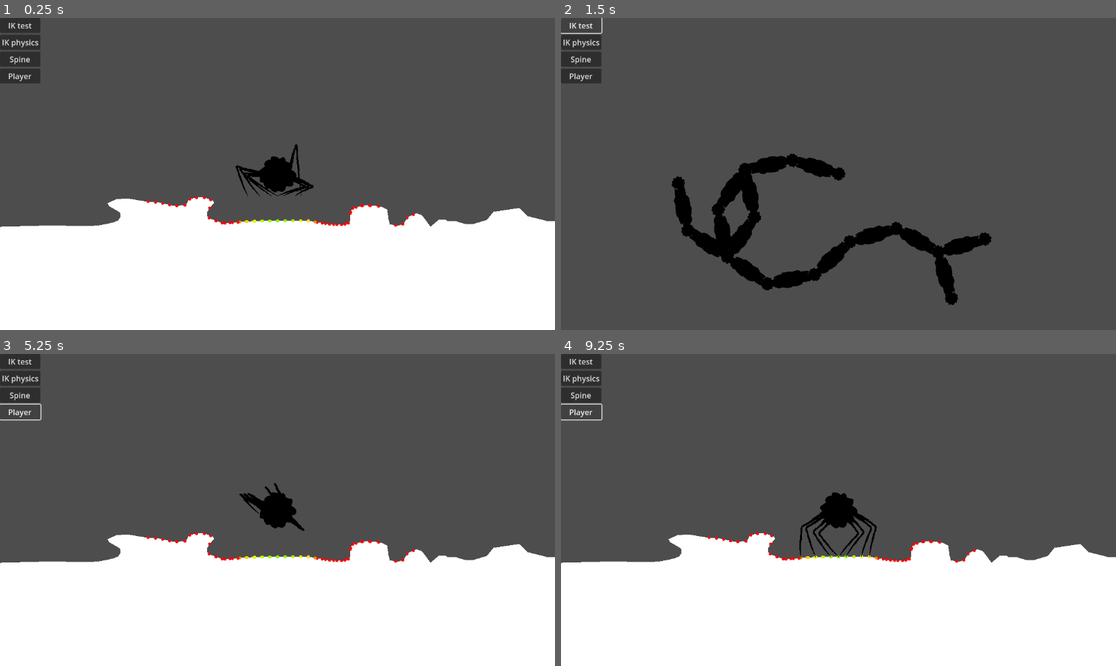
Above: before the commit, frames 1-4 (two rows, left to right).
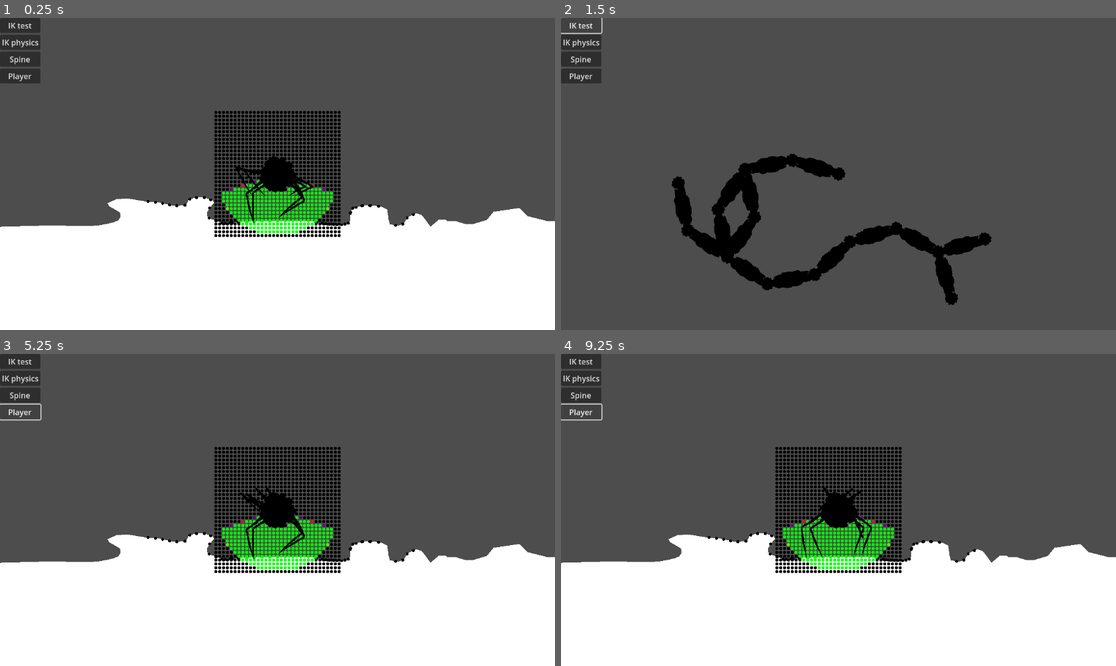
Above: after the commit, the same moments.

Repository: p4triko/CG-2025-Project-Procedural-Animation
Game: Godot game, scene res://scenes/player_testing.tscn
The game is run twice, just before and just after one commit, with the same random seed, the same clock (stepped at 60 frames per second) and the same inputs.
Inputs:
- Up to frame 1 (0.25 s): no input
- Up to frame 2 (1.5 s): click "IK test" at 0.5 s; click "IK test" at 1.25 s
- Up to frame 3 (5.25 s): click "IK physics" at 2 s; click "IK test" at 2.75 s; click "Spine" at 3.5 s; click "IK test" at 4.25 s; click "Player" at 5 s
- Up to frame 4 (9.25 s): click "IK physics" at 5.75 s; click "IK physics" at 6.5 s; click "Spine" at 7.25 s; click "IK physics" at 8 s; click "Player" at 8.75 s

The runs differ from the first frame. In frame 1, 5.4% of the frame differs, in the area x 26-75%, y 29-71%; in frame 2, nothing differs; in frame 3, 5.4%; in frame 4, 5.4%.

Commit message:
Testing separate leg movement

Diff:
--- a/objects/Player/player.gd
+++ b/objects/Player/player.gd
@@ -51,33 +51,44 @@
 	var surfaces = get_potential_surfaces()
 	debug_draw_surfaces = surfaces
 
+	var leg_weights = []
 	for leg_i in legs.size():
-		var leg = legs[leg_i]
+		var leg: SpiderLeg = legs[leg_i]
 		var velocity_offset = velocity * 0.3
 
 		# Pick best surface
 		var best_surface = surfaces[0]
 		var best_surface_weight: float = 0
 		for surface in surfaces:
-			var weight = calculate_weight(surface[0] - leg.global_position - velocity_offset, surface[1], 0.8, leg_angles[leg_i])
+			var weight = calculate_weight(surface[0] - leg.global_position - velocity_offset, surface[1], leg_angles[leg_i])
 			if weight > best_surface_weight:
 				best_surface = surface
 				best_surface_weight = weight
 
-		# If new surface is way better than current surface, then step
+		var current_weight = calculate_weight(leg.current_position - leg.global_position, leg.current_normal, leg_angles[leg_i])
+		leg_weights.append([leg_i, best_surface_weight - current_weight, best_surface])
+
+	leg_weights.sort_custom(func(x, y): return x[1] > y[1])
+
+	var trigger_threshold = 0.2 * velocity.length() / h_target_velocity ## First number is for fine tuning
+	for data in leg_weights:
+		var leg: SpiderLeg = legs[data[0]]
+		var weight_diff = data[1]
+		var best_surface = data[2]
+		print(weight_diff)
+
 		if leg.state == leg.states.GROUNDED:
-			var current_weight = calculate_weight(leg.current_position - leg.global_position, leg.current_normal, 0.8, leg_angles[leg_i])
-			if best_surface_weight > current_weight + 0.2: # Normal step, if weight is good enough
+			if weight_diff > trigger_threshold: # If new surface is way better than current surface, then step
 				leg.step(best_surface[0], best_surface[1])
-		else:
-			pass
-			# Doesnt work very well
-			#var wanted_weight = calculate_weight(leg.wanted_position - leg.global_position, leg.wanted_normal, 0.8, leg_angles[leg_i])
-			#if best_surface_weight > wanted_weight + 0.98: # Change step end position if wanted position is too bad
-				#leg.restep(best_surface[0], best_surface[1])
-
 
 	queue_redraw()
+
+func get_grounded_legs(list: Array[SpiderLeg]) -> Array[SpiderLeg]:
+	var grounded_legs = []
+	for leg: SpiderLeg in list:
+		if leg.state == SpiderLeg.states.GROUNDED:
+			grounded_legs.append(leg)
+	return grounded_legs
 
 ## Raycasts a bunch to find points where a leg could go
 func get_potential_surfaces() -> Array:
@@ -87,27 +98,32 @@
 		all_collisions += raycast.get_collisions()
 	return all_collisions
 
-func calculate_weight(pos: Vector2, normal: Vector2, angle_width: float = 0.8, wanted_angle: float = 1.1, leg_length: float = 128) -> float:
+static func combine_weights(args):
+	var mult = 1
+	for arg in args:
+		mult = abs(arg * mult) * (-1 if arg < 0 or mult < 0 else 1)
+	return mult
+
+func calculate_weight(pos: Vector2, normal: Vector2, wanted_angle: float = 1.1, angle_width: float = 0.8, leg_length: float = 128) -> float:
 	# Normal
 	var normal_width = PI * 3/5
 	var normal_sharpness = 4
-	var normal_weight = clamp((1 - abs(normal.angle_to(Vector2.UP)) / normal_width) * normal_sharpness, 0, 1)
+	var normal_weight = (1 - abs(normal.angle_to(Vector2.UP)) / normal_width) * normal_sharpness
 
 	# Distance
 	var rest_distance_ratio = 0.7
 	var dist_smoothing = 50.0
-	var distance_weight = clamp(1 - abs(leg_length*rest_distance_ratio/dist_smoothing - pos.length()/dist_smoothing), 0, 1)
+	var distance_weight = 1 - abs(leg_length*rest_distance_ratio/dist_smoothing - pos.length()/dist_smoothing)
 
 	# Angle
 	var angle_sharpness = 4
-	var angle_weight = clamp((1 - abs(pos.angle_to(Vector2.from_angle(wanted_angle + PI/2))) * angle_width) * angle_sharpness, 0, 1)
+	var angle_weight = (1 - abs(pos.angle_to(Vector2.from_angle(wanted_angle + PI/2))) * angle_width) * angle_sharpness
 
 	# Max length
-	var near_cap = 5
-	var max_length_weight = int(leg_length > pos.length() && near_cap < pos.length())
+	var max_length_weight = int(leg_length - pos.length())
 
 	# Combine
-	return distance_weight * angle_weight * max_length_weight * normal_weight
+	return combine_weights([normal_weight, distance_weight, angle_weight, max_length_weight])
 
 func _draw():
 	## For surfaces, doesnt account for the angle
@@ -115,10 +131,10 @@
 		var pos = surface[0] - global_position
 		var normal = surface[1]
 		var weight = calculate_weight(pos, normal, 0)
-		draw_circle(pos, 3, debug_gradient.gradient.sample(weight))
+		draw_circle(pos, 3, debug_gradient.gradient.sample((weight + 0.5)/2))
 
 	## All positions, doesnt acco unt for normal or angle
-	#for x in range(-128, 129, 8):
-		#for y in range(-128, 129, 8):
-			#var weight = calculate_weight(Vector2(x, y), Vector2.UP, 0)
-			#draw_circle(Vector2(x, y), 3, debug_gradient.gradient.sample(weight))
+	for x in range(-128, 129, 8):
+		for y in range(-128, 129, 8):
+			var weight = calculate_weight(Vector2(x, y), Vector2.UP, 0)
+			draw_circle(Vector2(x, y), 3, debug_gradient.gradient.sample(weight))
--- a/objects/Player/player.tscn
+++ b/objects/Player/player.tscn
@@ -8,8 +8,8 @@
 [sub_resource type="Gradient" id="Gradient_hi0mj"]
 interpolation_mode = 2
 interpolation_color_space = 2
-offsets = PackedFloat32Array(0, 0.5057252, 1)
-colors = PackedColorArray(1, 0, 0, 1, 1, 0.89624393, 0, 1, 0, 1, 0, 1)
+offsets = PackedFloat32Array(0, 0.25, 0.5, 0.75, 1)
+colors = PackedColorArray(0, 0, 0, 1, 0.4627726, 0.00044520944, 0.5386295, 1, 1, 0, 0, 1, 1, 0.89624393, 0, 1, 0, 1, 0, 1)
 
 [sub_resource type="GradientTexture1D" id="GradientTexture1D_76bfe"]
 gradient = SubResource("Gradient_hi0mj")
@@ -26,54 +26,62 @@
 
 [node name="Camera2D" type="Camera2D" parent="."]
 
-[node name="LegLeft1" parent="." instance=ExtResource("3_hi0mj")]
+[node name="LegLeft1" parent="." node_paths=PackedStringArray("neighbour_legs") instance=ExtResource("3_hi0mj")]
 unique_name_in_owner = true
 position = Vector2(-24, 0)
-wanted_position = Vector2(-34.807358, 87.84268)
+wanted_position = Vector2(-77.53792, 61.877224)
 leg_polarity = true
-step_weight = 0.5
-
-[node name="LegLeft2" parent="." instance=ExtResource("3_hi0mj")]
+neighbour_legs = [NodePath("../LegLeft2"), NodePath("../LegRight2")]
+step_weight = 0.5
+
+[node name="LegLeft2" parent="." node_paths=PackedStringArray("neighbour_legs") instance=ExtResource("3_hi0mj")]
 unique_name_in_owner = true
 position = Vector2(-16, 0)
 wanted_position = Vector2(-49.061314, 92.95154)
 leg_polarity = true
-step_weight = 0.5
-
-[node name="LegLeft3" parent="." instance=ExtResource("3_hi0mj")]
+neighbour_legs = [NodePath("../LegLeft1"), NodePath("../LegRight1")]
+step_weight = 0.5
+
+[node name="LegLeft3" parent="." node_paths=PackedStringArray("neighbour_legs") instance=ExtResource("3_hi0mj")]
 unique_name_in_owner = true
 position = Vector2(-8, 0)
-wanted_position = Vector2(-34.807358, 87.84268)
+wanted_position = Vector2(-79.09073, 69.62354)
 leg_polarity = true
-step_weight = 0.5
-
-[node name="LegLeft4" parent="." instance=ExtResource("3_hi0mj")]
+neighbour_legs = [NodePath("../LegLeft4"), NodePath("../LegRight4")]
+step_weight = 0.5
+
+[node name="LegLeft4" parent="." node_paths=PackedStringArray("neighbour_legs") instance=ExtResource("3_hi0mj")]
 unique_name_in_owner = true
 wanted_position = Vector2(-49.061314, 92.95154)
 leg_polarity = true
-step_weight = 0.5
-
-[node name="LegRight1" parent="." instance=ExtResource("3_hi0mj")]
+neighbour_legs = [NodePath("../LegLeft3"), NodePath("../LegRight3")]
+step_weight = 0.5
+
+[node name="LegRight1" parent="." node_paths=PackedStringArray("neighbour_legs") instance=ExtResource("3_hi0mj")]
 unique_name_in_owner = true
 wanted_position = Vector2(73.11943, 54.499714)
-step_weight = 0.5
-
-[node name="LegRight2" parent="." instance=ExtResource("3_hi0mj")]
+neighbour_legs = [NodePath("../LegRight2"), NodePath("../LegLeft2")]
+step_weight = 0.5
+
+[node name="LegRight2" parent="." node_paths=PackedStringArray("neighbour_legs") instance=ExtResource("3_hi0mj")]
 unique_name_in_owner = true
 position = Vector2(8, 0)
 wanted_position = Vector2(2.3123076, 80.41855)
-step_weight = 0.5
-
-[node name="LegRight3" parent="." instance=ExtResource("3_hi0mj")]
+neighbour_legs = [NodePath("../LegRight1"), NodePath("../LegLeft1")]
+step_weight = 0.5
+
+[node name="LegRight3" parent="." node_paths=PackedStringArray("neighbour_legs") instance=ExtResource("3_hi0mj")]
 unique_name_in_owner = true
 position = Vector2(16, 0)
 wanted_position = Vector2(73.11943, 54.499714)
-step_weight = 0.5
-
-[node name="LegRight4" parent="." instance=ExtResource("3_hi0mj")]
+neighbour_legs = [NodePath("../LegRight4"), NodePath("../LegLeft4")]
+step_weight = 0.5
+
+[node name="LegRight4" parent="." node_paths=PackedStringArray("neighbour_legs") instance=ExtResource("3_hi0mj")]
 unique_name_in_owner = true
 position = Vector2(24, 0)
 wanted_position = Vector2(2.3123076, 80.41855)
+neighbour_legs = [NodePath("../LegRight3"), NodePath("../LegLeft3")]
 step_weight = 0.5
 
 [node name="CollisionShape2D" type="CollisionShape2D" parent="."]
--- a/objects/Player/spider_leg.gd
+++ b/objects/Player/spider_leg.gd
@@ -9,6 +9,7 @@
 # Exports
 @export var wanted_position: Vector2 = Vector2.ZERO
 @export var leg_polarity: bool = false
+@export var neighbour_legs: Array[SpiderLeg]
 
 @export_group("Stepping")
 @export var leg_reposition_speed: float = 0.3 ## In seconds
@@ -43,6 +44,9 @@
 
 func step(to: Vector2 = wanted_position, normal: Vector2 = wanted_normal):
 	if state == states.GROUNDED:
+		for neighbour_leg in neighbour_legs:
+			if neighbour_leg.state == SpiderLeg.states.STEPPING: return
+
 		wanted_position = to
 		wanted_normal = normal
 		intermediate_position = Vector2(lerpf(current_position.x, wanted_position.x, step_weight), min(current_position.y, wanted_position.y) - step_curve_height)
